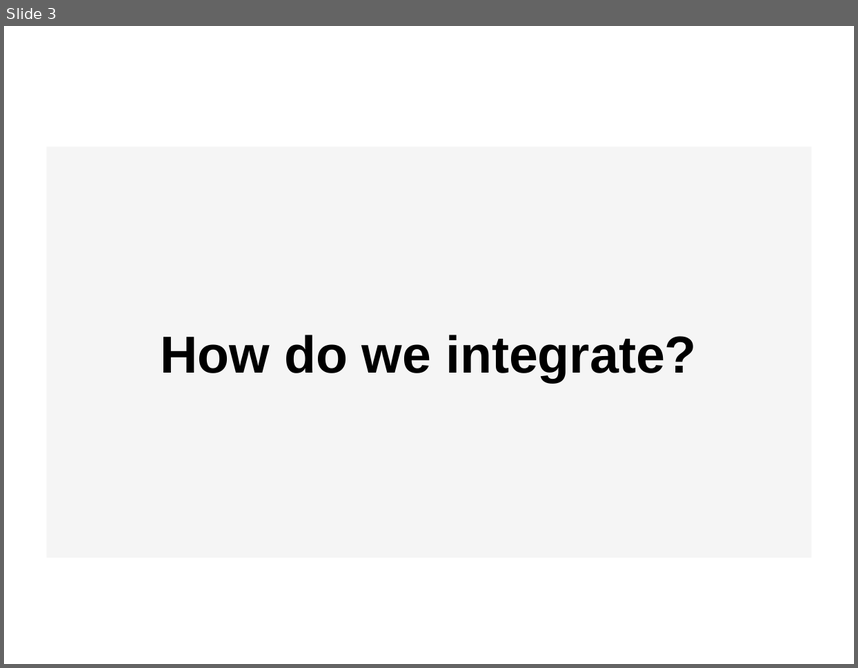
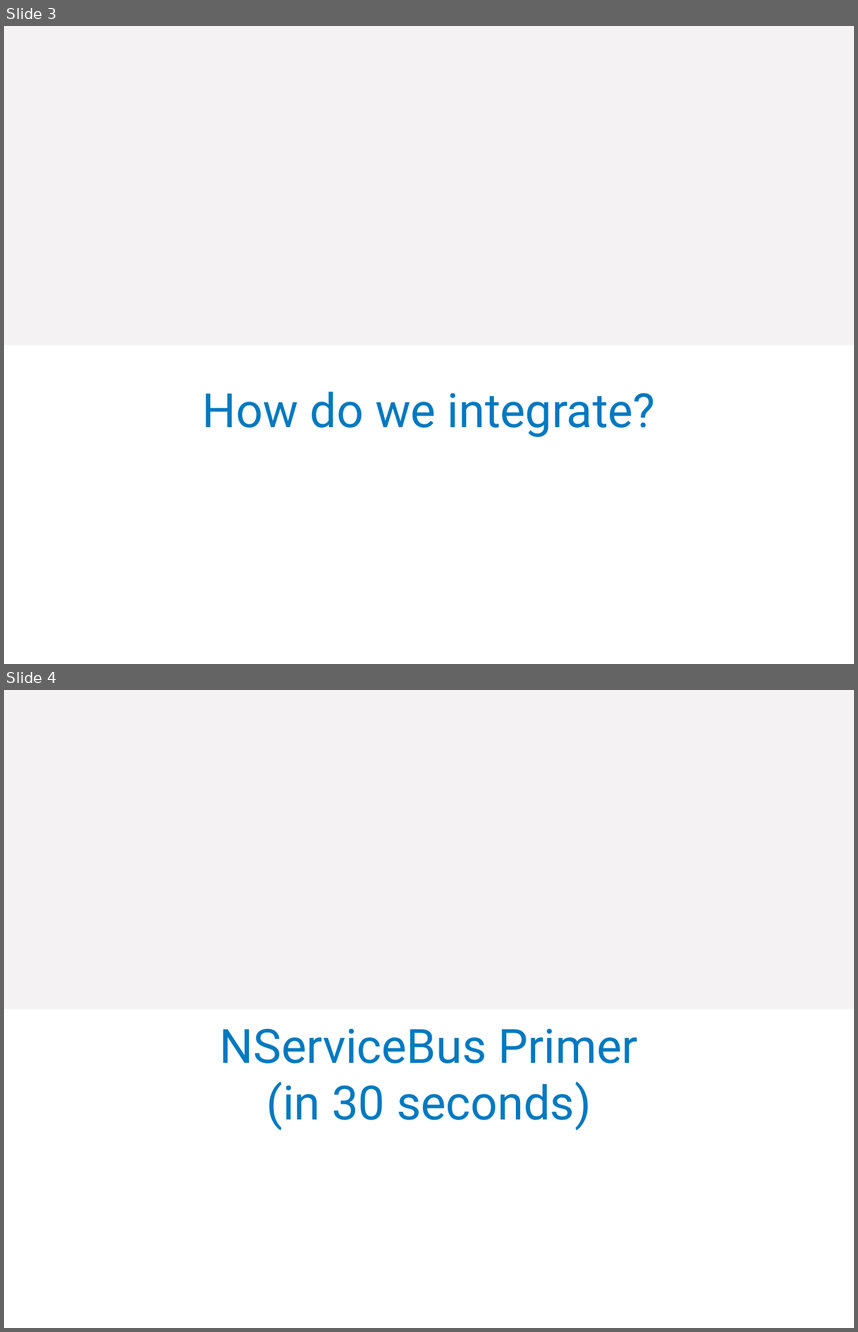
Before and after one commit to jbogard/presentations, a slide deck: KeepIntegrationSaneWithNServiceBus/Keeping Integration Sane with NServiceBus.pptx. Shown one above the other, each under a label of ours: slide 3 before the commit, slides 3 and 4 after it. The pictures are 858x668 and 858x1332 pixels, drawn with LibreOffice and Linux fonts; fonts in the diff are those of the drawing; background and template pictures are left out. Boxes give left, top, right and bottom in pixels: in the first picture for what was removed or moved away, otherwise in the second. Text is boxed around its words. In the diff, an @@ line names an element or a change of style, - is before the commit and + after.

```diff
--- a/KeepIntegrationSaneWithNServiceBus/Keeping Integration Sane with NServiceBus.pptx
+++ b/KeepIntegrationSaneWithNServiceBus/Keeping Integration Sane with NServiceBus.pptx
@@ slide 4 added at (4, 690, 854, 1328), background #F4F2F2; not listed: 1 template element that a slide beside it also shows @@
@@ title added at (220, 1028, 637, 1130), 40 pt, text #0079C1 @@
+NServiceBus Primer
+(in 30 seconds)
@@ slide 3 changed as well @@
@@ background picture (left out) to #F4F2F2 @@
@@ title "How do we integrate?": place and size @@
-title "How do we integrate?" at (47, 147, 811, 557)
+title "How do we integrate?" at (203, 391, 655, 437)
@@ title "How do we integrate?" at (203, 391, 655, 437): size 44 to 40 pt, font Arial to Roboto, text colour #000000 to #0079C1, bold off; fill #F2F2F2 at 75% opacity to none @@
@@ rectangle added at (4, 345, 854, 664), fill #FFFFFF @@
```
Also in this commit, not shown: 4 other slides changed, 9 other slides added, 4 slides removed, 4 other files.
